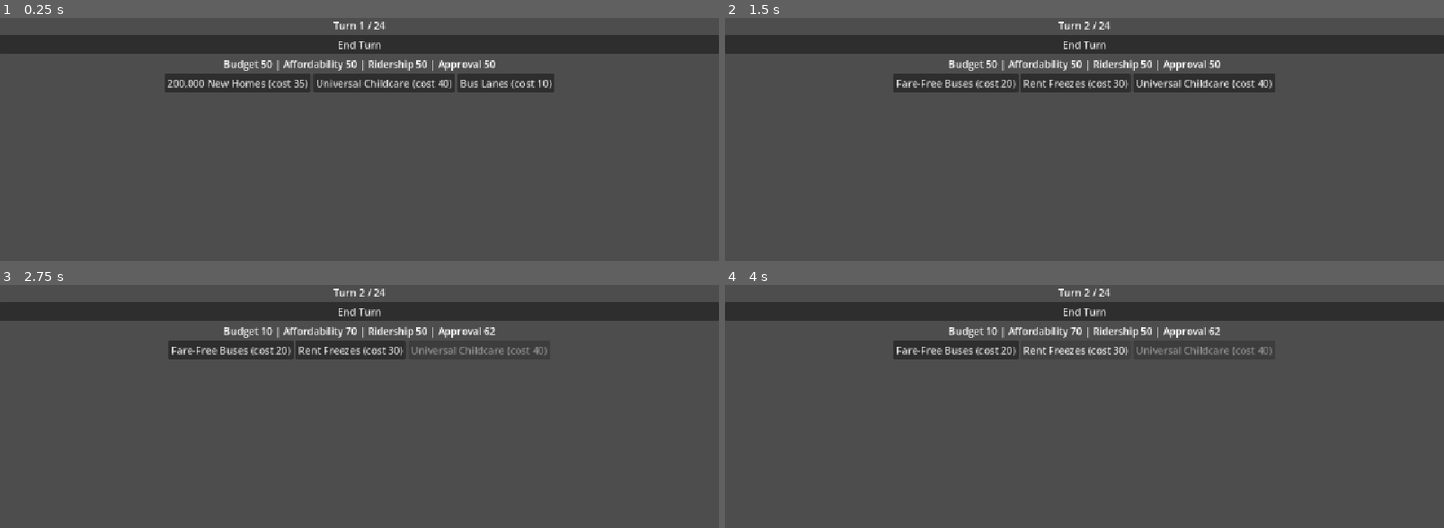
Above: before the commit, frames 1-4 (two rows, left to right).
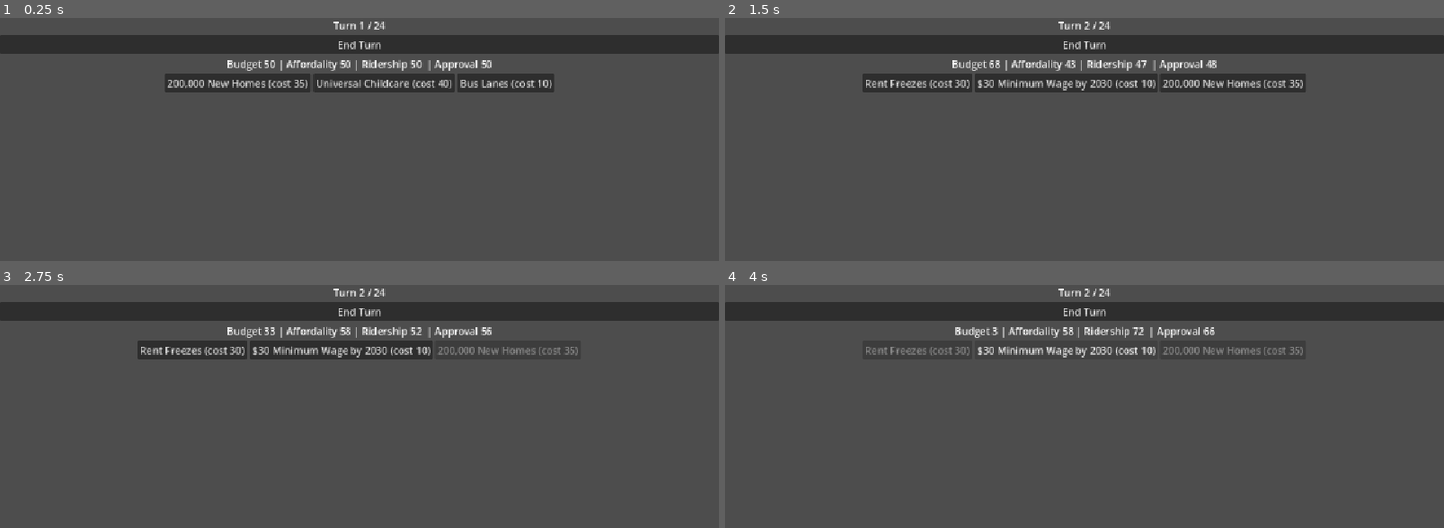
Above: after the commit, the same moments.

Repository: LowPolyPhosphorus/mamdani-simulator
Game: Godot game, scene res://main.tscn
Same seed, same stepped clock (60 frames per second), same inputs: the game is played once before the commit and once after it.
Inputs (mouse positions are in pixels of both pictures, inside the frame that each line leads up to):
- Up to frame 1 (0.25 s): no input
- Up to frame 2 (1.5 s): click "End Turn" at 0.5 s; click (1034, 236) at 1.25 s, where only the run after the commit has a clickable "Delay payments"
- Up to frame 3 (2.75 s): click (510, 350) at 2 s, where only the run after the commit has a clickable "200,000 New Homes (cost 35)"
- Up to frame 4 (4 s): click (955, 350) at 2.75 s, where only the run before the commit has a clickable "Fare-Free Buses (cost 20)"; click (1062, 350) at 3.5 s, where only the run after the commit has a clickable "$30 Minimum Wage by 2030 (cos…"

The runs differ from the first frame. In frame 1, 0.9% of the frame differs, in the area x 31-69%, y 16-22%; in frame 2, 2.7%, in the area x 19-81%, y 16-31%; in frame 3, 2.3%; in frame 4, 1.9%.

Commit message:
Add drift, game over, and ending

Diff:
--- /dev/null
+++ b/event_choice.gd
@@ -0,0 +1,8 @@
+class_name EventChoice
+extends Resource
+
+@export var choice_text: String = ""
+@export var budget_change: int = 0
+@export var affordability_change: int = 0
+@export var ridership_change: int = 0
+@export var approval_change: int = 0
--- /dev/null
+++ b/events/budget_shortfall.tres
@@ -0,0 +1,26 @@
+[gd_resource type="Resource" script_class="GameEvent" format=3 uid="uid://0phmiwu58xqi"]
+
+[ext_resource type="Script" uid="uid://cg2hxciiaw77b" path="res://game_event.gd" id="1_m2uty"]
+[ext_resource type="Script" uid="uid://kx23jnysoxoj" path="res://event_choice.gd" id="1_ytoc8"]
+
+[sub_resource type="Resource" id="Resource_ytoc8"]
+script = ExtResource("1_ytoc8")
+choice_text = "Cut some services"
+budget_change = 15
+approval_change = -6
+metadata/_custom_type_script = "uid://kx23jnysoxoj"
+
+[sub_resource type="Resource" id="Resource_xvxbh"]
+script = ExtResource("1_ytoc8")
+choice_text = "Delay payments"
+budget_change = 8
+affordability_change = -4
+metadata/_custom_type_script = "uid://kx23jnysoxoj"
+
+[resource]
+script = ExtResource("1_m2uty")
+title = "Budget Shortfall"
+description = "durr"
+choice_a = SubResource("Resource_ytoc8")
+choice_b = SubResource("Resource_xvxbh")
+metadata/_custom_type_script = "uid://cg2hxciiaw77b"
--- /dev/null
+++ b/events/snowstorm.tres
@@ -0,0 +1,25 @@
+[gd_resource type="Resource" script_class="GameEvent" format=3 uid="uid://d0mu4yu3phse0"]
+
+[ext_resource type="Script" uid="uid://cg2hxciiaw77b" path="res://game_event.gd" id="1_geg8i"]
+[ext_resource type="Script" uid="uid://kx23jnysoxoj" path="res://event_choice.gd" id="1_iv3h0"]
+
+[sub_resource type="Resource" id="Resource_iv3h0"]
+script = ExtResource("1_iv3h0")
+choice_text = "Plow Everything"
+budget_change = -10
+metadata/_custom_type_script = "uid://kx23jnysoxoj"
+
+[sub_resource type="Resource" id="Resource_s6h17"]
+script = ExtResource("1_iv3h0")
+choice_text = "Ride it out"
+ridership_change = -10
+approval_change = -5
+metadata/_custom_type_script = "uid://kx23jnysoxoj"
+
+[resource]
+script = ExtResource("1_geg8i")
+title = "Snowstorm"
+description = "snow. it stormed."
+choice_a = SubResource("Resource_iv3h0")
+choice_b = SubResource("Resource_s6h17")
+metadata/_custom_type_script = "uid://cg2hxciiaw77b"
--- /dev/null
+++ b/events/transit_strike.tres
@@ -0,0 +1,27 @@
+[gd_resource type="Resource" script_class="GameEvent" format=3 uid="uid://cvncx4dfpcx0q"]
+
+[ext_resource type="Script" uid="uid://cg2hxciiaw77b" path="res://game_event.gd" id="1_4p0nl"]
+[ext_resource type="Script" uid="uid://kx23jnysoxoj" path="res://event_choice.gd" id="1_w6cto"]
+
+[sub_resource type="Resource" id="Resource_w6cto"]
+script = ExtResource("1_w6cto")
+choice_text = "Negotiate"
+budget_change = -12
+ridership_change = 4
+approval_change = 3
+metadata/_custom_type_script = "uid://kx23jnysoxoj"
+
+[sub_resource type="Resource" id="Resource_r3c3k"]
+script = ExtResource("1_w6cto")
+choice_text = "Hold firm"
+ridership_change = -12
+approval_change = -4
+metadata/_custom_type_script = "uid://kx23jnysoxoj"
+
+[resource]
+script = ExtResource("1_4p0nl")
+title = "Transit Strike"
+description = "gah!"
+choice_a = SubResource("Resource_w6cto")
+choice_b = SubResource("Resource_r3c3k")
+metadata/_custom_type_script = "uid://cg2hxciiaw77b"
--- /dev/null
+++ b/game_event.gd
@@ -0,0 +1,7 @@
+class_name GameEvent
+extends Resource
+
+@export var title: String = ""
+@export_multiline var description: String = ""
+@export var choice_a: EventChoice
+@export var choice_b: EventChoice
--- a/game_state.gd
+++ b/game_state.gd
@@ -14,8 +14,12 @@
 
 func end_turn() -> void:
 	turn += 1
+	change_meter("budget", 10)
+	change_meter("affordability", -3)
+	change_meter("ridership", -3)
+	change_meter("approval", -2)
 	turn_changed.emit()
-	turn_changed.emit()
+
 
 
 func change_meter(meter: String, amount: int) -> void:
@@ -36,3 +40,32 @@
 	change_meter("ridership", card.ridership_change)
 	change_meter("approval", card.approval_change)
 	return true
+
+func apply_choice(choice: EventChoice) -> void:
+	change_meter("budget", choice.budget_change)
+	change_meter("affordability", choice.affordability_change)
+	change_meter("ridership", choice.ridership_change)
+	change_meter("approval", choice.approval_change)
+
+
+func is_game_over() -> bool:
+	return approval <= 0 or is_term_over()
+
+
+func get_ending() -> String:
+	if approval <= 0:
+		return "Voted out. Approval hit zero."
+	var avg: int = (affordability + ridership + approval) / 3
+	if avg >= 70:
+		return "Landslide. The city is thriving (average %d)." % avg
+	elif avg >= 50:
+		return "Re-elected, narrowly (average %d)." % avg
+	return "The term ends and voters are unimpressed (average %d)." % avg
+
+
+func reset() -> void:
+	turn = 1
+	budget = 50
+	affordability = 50
+	ridership = 50
+	approval = 50
--- a/main.gd
+++ b/main.gd
@@ -1,34 +1,46 @@
 extends Control
 
 const HAND_SIZE := 3
+const EVENT_CHANCE := 0.5
 
 @export var deck: Array[PolicyCard] = []
+@export var events: Array[GameEvent] = []
 
 @onready var turn_label: Label = %TurnLabel
 @onready var meters_label: Label = %MetersLabel
 @onready var end_turn_button: Button = %EndTurnButton
 @onready var hand_container: HBoxContainer = %HandContainer
+@onready var event_dialog: ConfirmationDialog = %EventDialog
+@onready var result_dialog: AcceptDialog = %ResultDialog
 
+var current_event: GameEvent
+var game_ended := false
 
 func _ready() -> void:
 	end_turn_button.pressed.connect(GameState.end_turn)
 	GameState.turn_changed.connect(_update_ui)
 	GameState.meters_changed.connect(_update_ui)
 	GameState.turn_changed.connect(_draw_hand)
-	print("Deck size: ", deck.size())
+	GameState.turn_changed.connect(_maybe_trigger_event)
+	event_dialog.confirmed.connect(_on_event_choice.bind(true))
+	event_dialog.canceled.connect(_on_event_choice.bind(false))
 	_update_ui()
 	_draw_hand()
+	result_dialog.confirmed.connect(_restart)
+	result_dialog.canceled.connect(_restart)
 
 
 func _update_ui() -> void:
-	if GameState.is_term_over():
-		turn_label.text = "Term over"
+	turn_label.text = "Turn %d / %d" % [mini(GameState.turn, GameState.MAX_TURNS), GameState.MAX_TURNS]
+	meters_label.text = "Budget %d | Affordality %d | Ridership %d  | Approval %d" % [
+		GameState.budget, GameState.affordability, GameState.ridership, GameState.approval
+		]
+	if GameState.is_game_over() and not game_ended:
+		game_ended = true
 		end_turn_button.disabled = true
-	else:
-		turn_label.text = "Turn %d / %d" % [GameState.turn, GameState.MAX_TURNS]
-	meters_label.text = "Budget %d | Affordability %d | Ridership %d | Approval %d" % [
-		GameState.budget, GameState.affordability, GameState.ridership, GameState.approval
-	]
+		result_dialog.title = "Term over"
+		result_dialog.dialog_text = GameState.get_ending()
+		result_dialog.popup_center()
 
 
 func _draw_hand() -> void:
@@ -51,3 +63,23 @@
 func _on_card_pressed(card: PolicyCard, button: Button) -> void:
 	if GameState.play_card(card):
 		button.disabled = true
+
+
+func _maybe_trigger_event() -> void:
+	if events.is_empty() or GameState.is_term_over() or randf() > EVENT_CHANCE:
+		return
+	current_event = events.pick_random()
+	event_dialog.title = current_event.title
+	event_dialog.dialog_text = current_event.description
+	event_dialog.ok_button_text = current_event.choice_a.choice_text
+	event_dialog.cancel_button_text = current_event.choice_b.choice_text
+	event_dialog.popup_centered()
+
+
+func _on_event_choice(chose_a: bool) -> void:
+	GameState.apply_choice(current_event.choice_a if chose_a else current_event.choice_b)
+
+
+func _restart() -> void:
+	GameState.reset()
+	get_tree().reload_current_scene()
--- a/main.tscn
+++ b/main.tscn
@@ -12,6 +12,10 @@
 [ext_resource type="Resource" uid="uid://cgh18th2qib6l" path="res://cards/faster_buses.tres" id="9_2cqfq"]
 [ext_resource type="Resource" uid="uid://cxamoy1mghpq2" path="res://cards/tax_millionaires.tres" id="10_yaehf"]
 [ext_resource type="Resource" uid="uid://dd1tinoiybowf" path="res://cards/universal_childcare.tres" id="12_074og"]
+[ext_resource type="Script" uid="uid://cg2hxciiaw77b" path="res://game_event.gd" id="13_2cqfq"]
+[ext_resource type="Resource" uid="uid://d0mu4yu3phse0" path="res://events/snowstorm.tres" id="14_yaehf"]
+[ext_resource type="Resource" uid="uid://cvncx4dfpcx0q" path="res://events/transit_strike.tres" id="15_074og"]
+[ext_resource type="Resource" uid="uid://0phmiwu58xqi" path="res://events/budget_shortfall.tres" id="16_cegan"]
 
 [node name="Main" type="Control" unique_id=239545250]
 layout_mode = 3
@@ -22,6 +26,7 @@
 grow_vertical = 2
 script = ExtResource("1_ig7tw")
 deck = Array[ExtResource("2_lquwl")]([ExtResource("3_dg77c"), ExtResource("4_ycdy4"), ExtResource("5_5vw27"), ExtResource("6_w48qg"), ExtResource("7_vivmo"), ExtResource("3_7mycd"), ExtResource("9_2cqfq"), ExtResource("10_yaehf"), ExtResource("4_272bh"), ExtResource("12_074og")])
+events = Array[ExtResource("13_2cqfq")]([ExtResource("14_yaehf"), ExtResource("15_074og"), ExtResource("16_cegan")])
 
 [node name="VBoxContainer" type="VBoxContainer" parent="." unique_id=982329414]
 custom_minimum_size = Vector2(500, 0)
@@ -53,3 +58,9 @@
 unique_name_in_owner = true
 layout_mode = 2
 alignment = 1
+
+[node name="EventDialog" type="ConfirmationDialog" parent="." unique_id=1574578320]
+unique_name_in_owner = true
+
+[node name="ResultDialog" type="AcceptDialog" parent="." unique_id=166265473]
+unique_name_in_owner = true
Not shown, added: event_choice.gd.uid
Not shown, added: game_event.gd.uid
